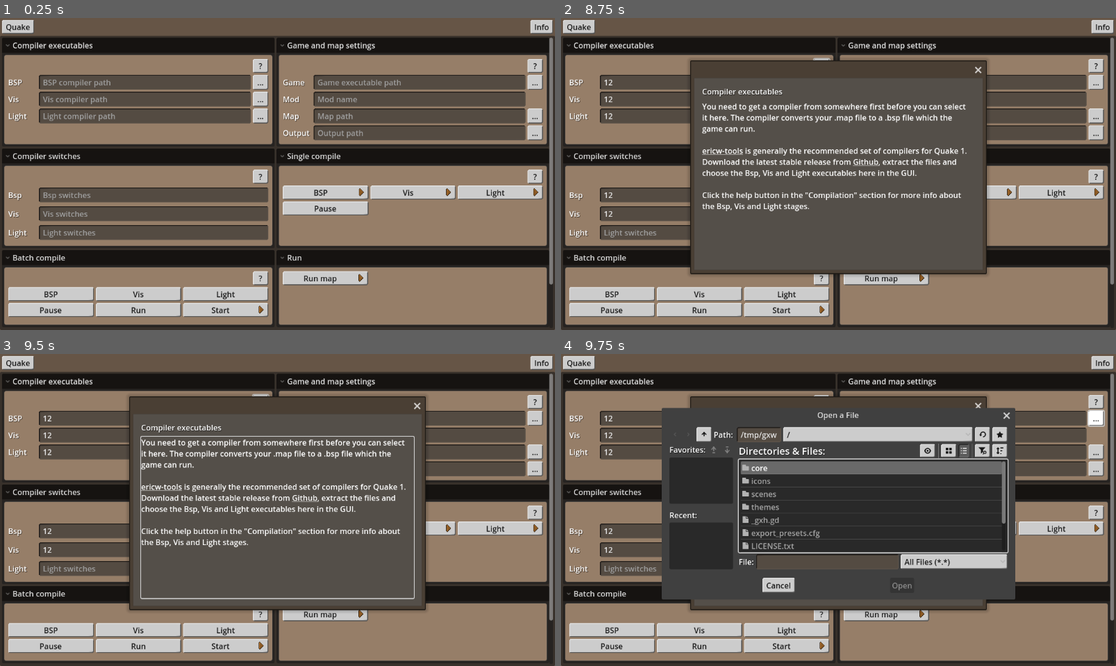
Above: before the commit, frames 1-4 (two rows, left to right).
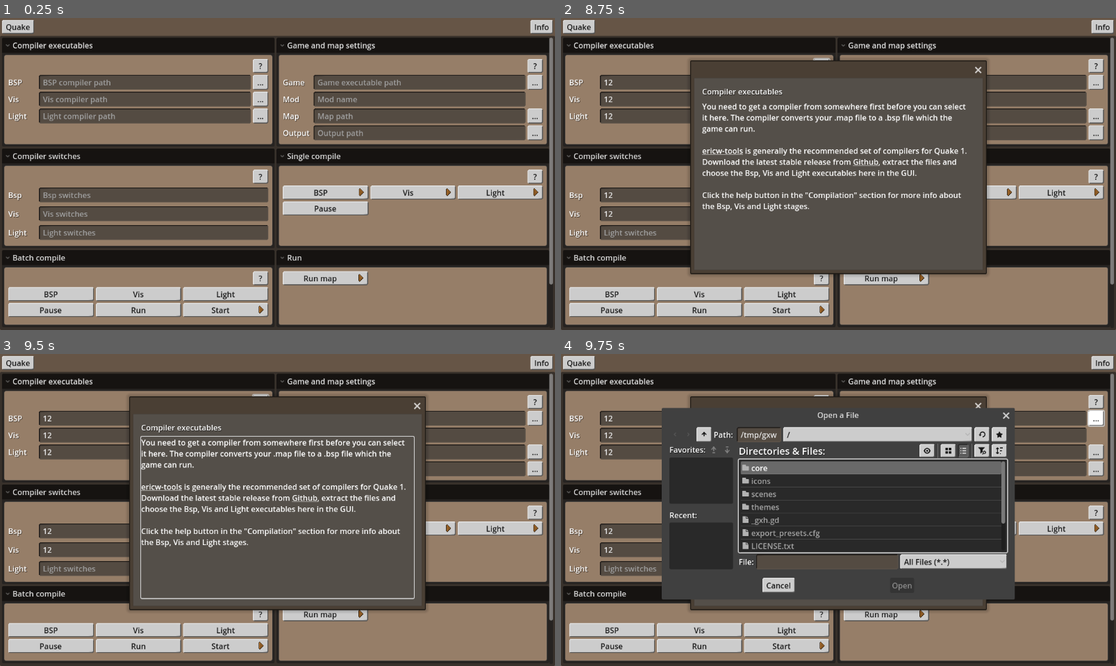
Above: after the commit, the same moments.

Repository: VictorKarp/Quakompiler
Game: Godot game, scene res://scenes/main/main.tscn
Two runs of this game, one before a commit and one after it. Both use one fixed random seed, a clock stepped at 60 frames per second and the inputs below.
Inputs (mouse positions are in pixels of both pictures, inside the frame that each line leads up to):
- Up to frame 1 (0.25 s): no input
- Up to frame 2 (8.75 s): click (705, 83) at 0.52 s; type "12" at 0.6 s; click (705, 99) at 0.75 s; type "12" at 0.83 s; click (705, 114) at 0.98 s; type "12" at 1.07 s; click (982, 83) at 1.27 s; type "12" at 1.35 s; click (982, 99) at 1.5 s; type "Alex" at 1.58 s; click (982, 114) at 1.73 s; type "12" at 1.82 s; click (982, 133) at 2.02 s; type "12" at 2.1 s; click (716, 195) at 2.25 s; type "12" at 2.33 s; click (716, 214) at 2.48 s; type "12" at 2.57 s; click "Start" at 2.75 s; click "Start" at 3.5 s; click "Quake" at 4.25 s; click "Info" at 5 s; click "Quake" at 5.75 s; click "?" at 6.5 s; click "..." at 7.25 s; click "..." at 8 s
- Up to frame 3 (9.5 s): click "..." at 8.75 s
- Up to frame 4 (9.75 s): click "..." at 9.5 s

Frames 1-3 are identical in both runs. In frame 4, 0.5% of the frame differs, in the area x 60-82%, y 17-79%.
Error in both runs: Cannot call method 'get_as_text' on a null value. (res://scenes/licenses/licenses.gd:16)

Commit message:
Tweak low processor mode settings

Diff:
--- a/project.godot
+++ b/project.godot
@@ -13,9 +13,8 @@
 config/name="Victor Karp's Quake Compile GUI"
 run/main_scene="uid://ctuy3wytylol"
 config/features=PackedStringArray("4.5", "GL Compatibility")
-run/max_fps=60
 run/low_processor_mode=true
-run/low_processor_mode_sleep_usec=20700
+run/low_processor_mode_sleep_usec=18000
 boot_splash/show_image=false
 
 [autoload]
